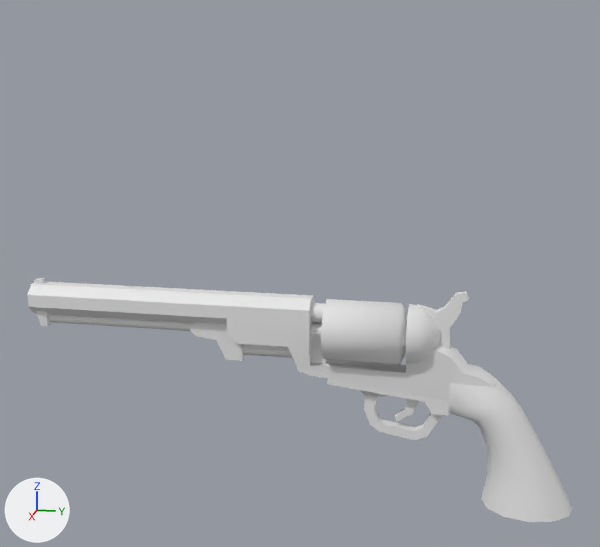
Renders of the FBX model characters/weapons/revolver.fbx from each side of a commit.
Camera for both pictures: a 50 mm camera at (0.654, 0.116, 0.215) aimed at (0.0, -0.015, 0.051). Arrows for +X, +Y and +Z are at lower left; the lights stay in place. The picture after the commit comes second. Where no turn or scale is listed for an object, it has been applied to the vertices.

Before the edit, the objects in view are built like this:
```python
me_cube_003 = bpy.data.meshes.new('Cube.003')
me_cube_003.from_pydata(...)  # 20 vertices, 18 faces; spans x -0.0054..0.0054, y -0.0272..0.0185, z -0.0235..0.008
me_cylinder_001 = bpy.data.meshes.new('Cylinder.001')
me_cylinder_001.from_pydata(...)  # 16 vertices, 8 faces; spans x -0.005..0.005, y -0.076..0.076, z -0.005..0.005
me_cylinder_003 = bpy.data.meshes.new('Cylinder.003')
me_cylinder_003.from_pydata(...)  # 24 vertices, 18 faces; spans x -0.0264..0.0264, y -0.0313..0.0354, z -0.0264..0.0265
ob_cylinder = bpy.data.objects.new('Cylinder', me_cylinder_003)
ob_cylinder.location = (0.0, 0.0391, 0.0041)
ob_underbarrel = bpy.data.objects.new('Underbarrel', me_cylinder_001)
ob_underbarrel.location = (0.0, -0.1647, 0.0003)
ob_underbody = bpy.data.objects.new('UnderBody', me_cube_003)
ob_underbody.location = (0.0, -0.0824, -0.0028)
# also in view: 'Hammer' at (0.0, 0.102, 0.019); 'TriggerGuard' at (0.0, 0.061, -0.061); 'Grip' at (0.0, 0.163, -0.084); 'Body' at (0.0, -0.053, -0.008); 'Backstop' at (0.0, 0.089, 0.004)
```
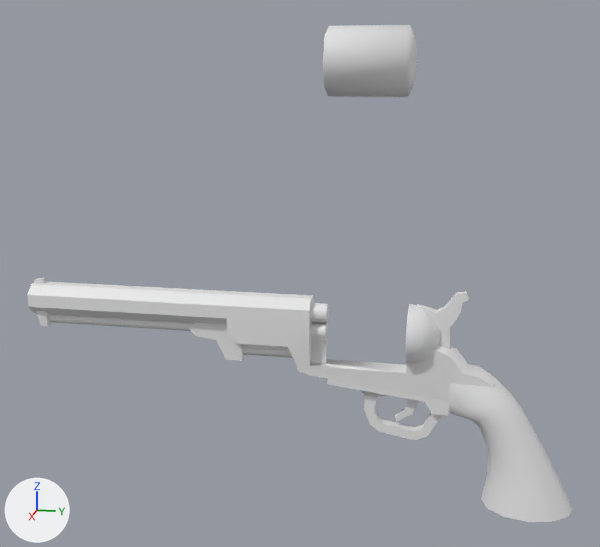
What differs and where, as boxes (x1, y1, x2, y2) in the pictures (600 x 547 px):
'Cylinder', moved
    before: (321, 299, 407, 365)
    after: (323, 25, 417, 97)

The change, as a list of edits to the scene's bpy script:
```text
Change ob_cylinder:
    ob_cylinder.location: (0.0, 0.0391, 0.0041) -> (0.0, 0.0391, 0.2205)
```
